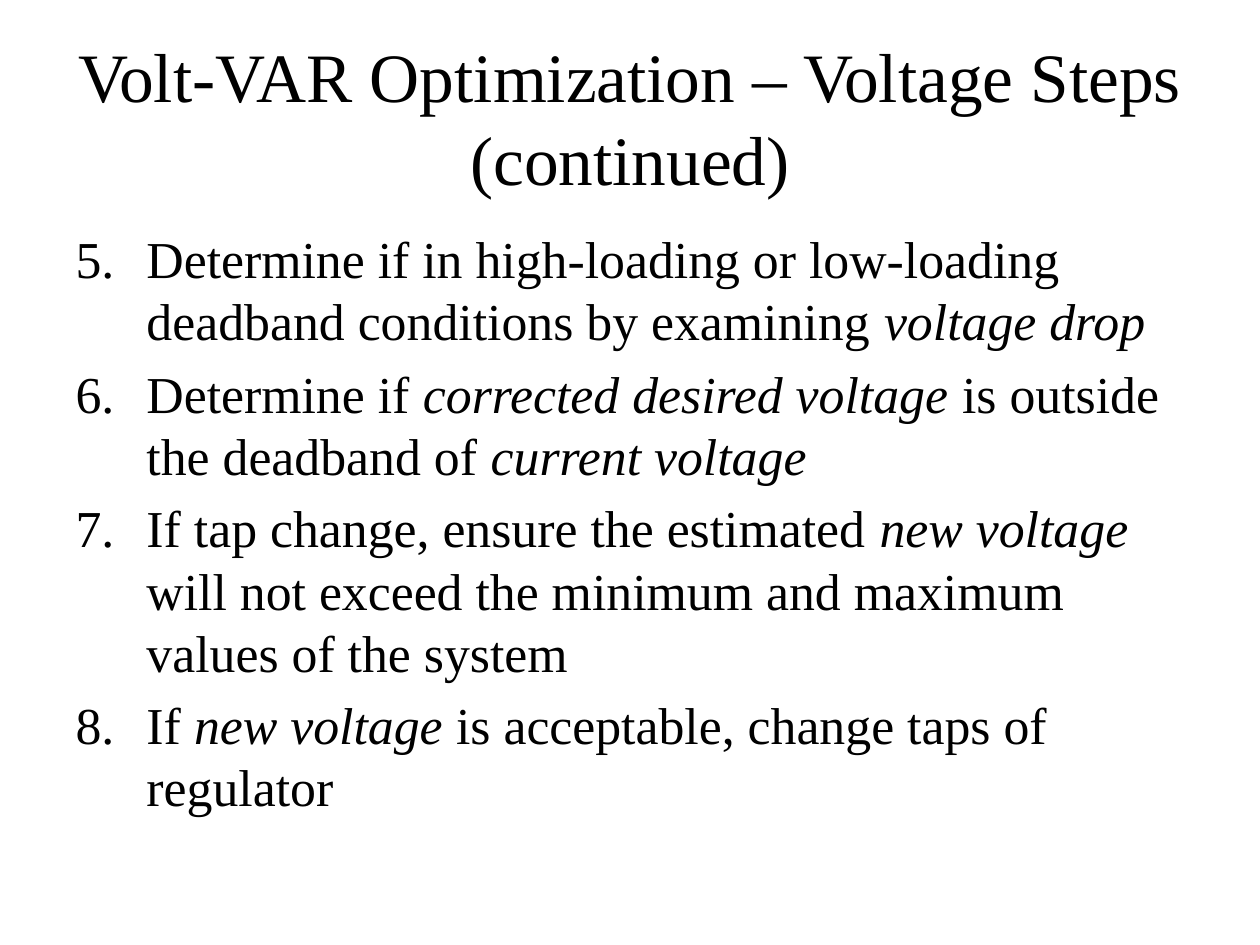
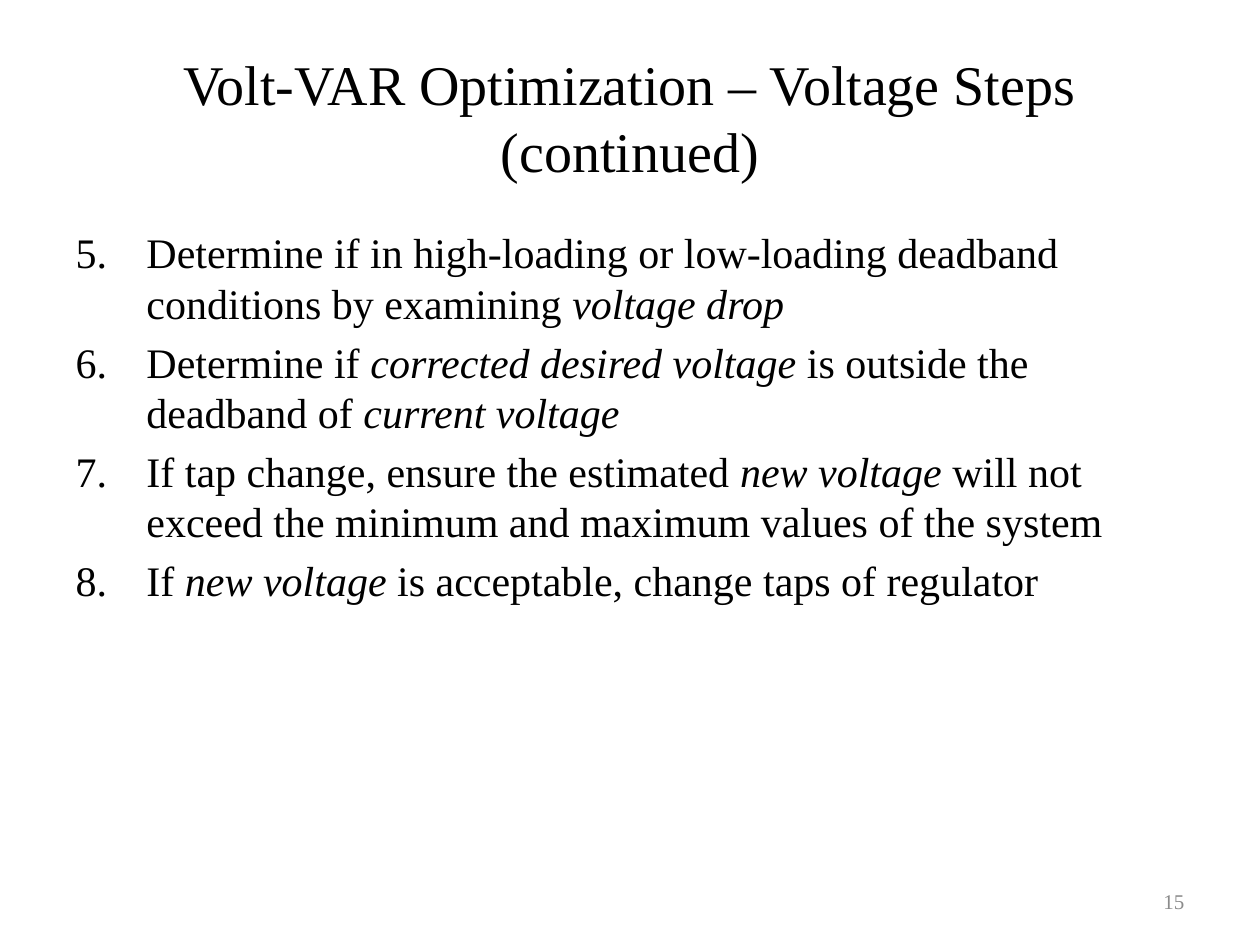
Before and after one commit to gridlab-d/course, a slide deck: slide 15 of University of Washington Class/Module 6 - Volt-VAR Optimization.pptx (slide 14 before the commit). Drawn at 1260x945 pixels with LibreOffice and Linux fonts; fonts in the diff are those of the drawing. Boxes give left, top, right and bottom in pixels: in the first picture for what was removed or moved away, otherwise in the second. Text is boxed around its words. In the diff, an @@ line names an element or a change of style, - is before the commit and + after.

```diff
--- a/University of Washington Class/Module 6 - Volt-VAR Optimization.pptx
+++ b/University of Washington Class/Module 6 - Volt-VAR Optimization.pptx
@@ title "Volt-VAR Optimization – Voltage Steps ..." at (x1=183, y1=66, x2=1075, y2=183): size 39.6 to 32 pt @@
@@ text "Determine if in high-loading or ..." at (x1=146, y1=238, x2=1103, y2=605): size 29.6 to 24 pt; less space between paragraphs @@
@@ page number added at (x1=1163, y1=895, x2=1184, y2=909), 12 pt, text #8C8C8C @@
+15
```
Also in this commit, not shown: 29 other slides changed, 1 slide added, 7 other files.
